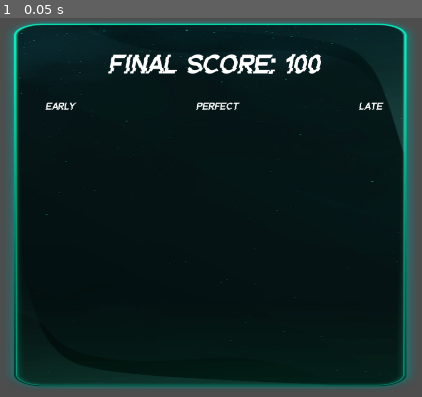
Above: before the commit, frame 1.
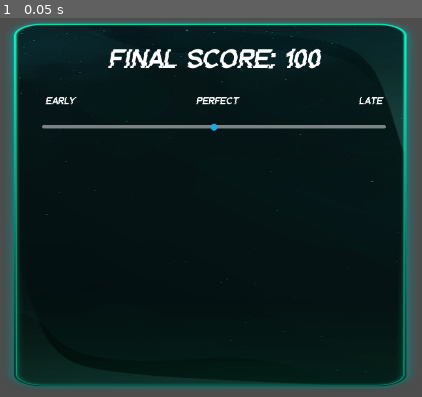
Above: after the commit, the same moment.

Repository: RyanCross/syncopath
Game: Godot game, scene res://Scenes/ScorePanel.tscn
The game is run twice, just before and just after one commit, with the same random seed, the same clock (stepped at 60 frames per second) and the same inputs. This scene is started directly instead of the project's main scene.
Inputs:
- Up to frame 1 (0.05 s): no input

The runs differ from the first frame. In frame 1, 3.4% of the frame differs, in the area x 9-92%, y 7-30%.

Commit message:
Cleaning up unused imports, export to web settings

Diff:
--- a/Images/flashGradientMirrored.tres
+++ /dev/null
@@ -1,6 +0,0 @@
-[gd_resource type="Gradient" format=3 uid="uid://btih7plrwj207"]
-
-[resource]
-interpolation_mode = 2
-offsets = PackedFloat32Array(0, 0.52381)
-colors = PackedColorArray(0.4, 0.945098, 0, 0.733333, 0.431373, 0.556863, 0.698039, 0.396078)
--- a/Scenes/ScorePanel.tscn
+++ b/Scenes/ScorePanel.tscn
@@ -123,7 +123,6 @@
 horizontal_alignment = 2
 
 [node name="SliderToCopy" type="HSlider" parent="VBoxContainer/MarginContainer2/BeatSlidersVbox"]
-visible = false
 z_index = 2
 layout_mode = 2
 theme_override_constants/grabber_offset = 0
Binary file removed: Images/ux/UI Hologram Interface - Wenrexa/Button 2/Button Active.png
Not shown, removed: Images/ux/UI Hologram Interface - Wenrexa/Button 2/Button Active.png.import
Binary file removed: Images/ux/UI Hologram Interface - Wenrexa/Button 2/Button Disabled.png
Not shown, removed: Images/ux/UI Hologram Interface - Wenrexa/Button 2/Button Disabled.png.import
Binary file removed: Images/ux/UI Hologram Interface - Wenrexa/Button 2/Button Hover.png
Not shown, removed: Images/ux/UI Hologram Interface - Wenrexa/Button 2/Button Hover.png.import
Binary file removed: Images/ux/UI Hologram Interface - Wenrexa/Button 2/Button Normal.png
Not shown, removed: Images/ux/UI Hologram Interface - Wenrexa/Button 2/Button Normal.png.import
Binary file removed: Images/ux/UI Hologram Interface - Wenrexa/Button 3/Active.png
Not shown, removed: Images/ux/UI Hologram Interface - Wenrexa/Button 3/Active.png.import
Binary file removed: Images/ux/UI Hologram Interface - Wenrexa/Button 3/Disabled.png
Not shown, removed: Images/ux/UI Hologram Interface - Wenrexa/Button 3/Disabled.png.import
(and 167 more such lines)
